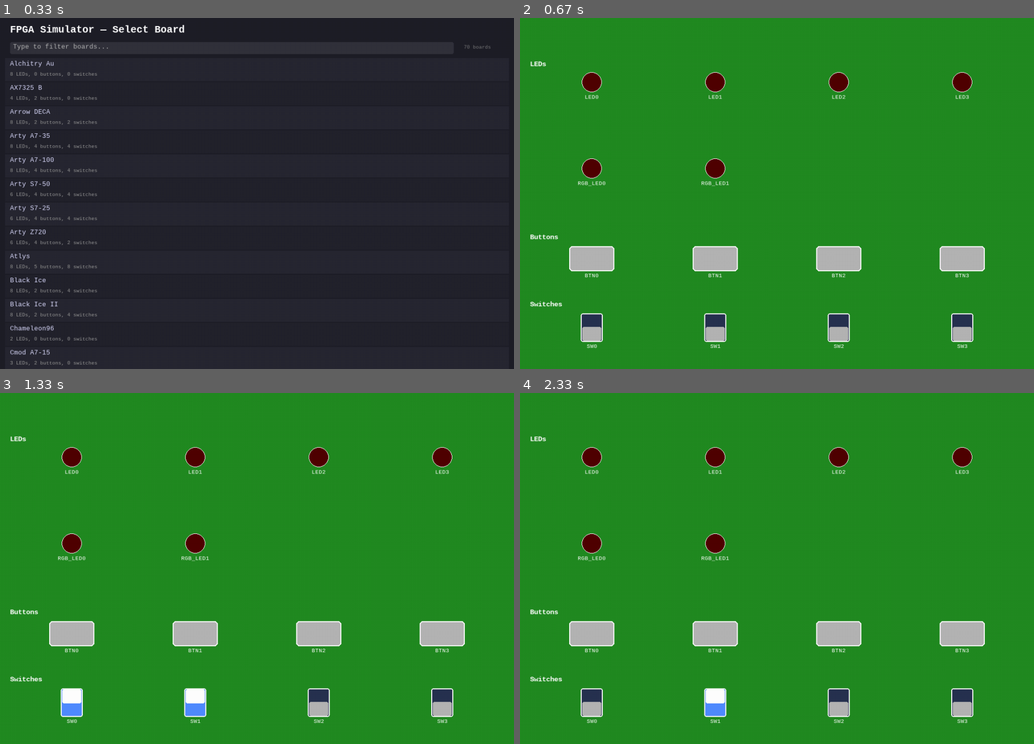
Above: before the commit, frames 1-4 (two rows, left to right).
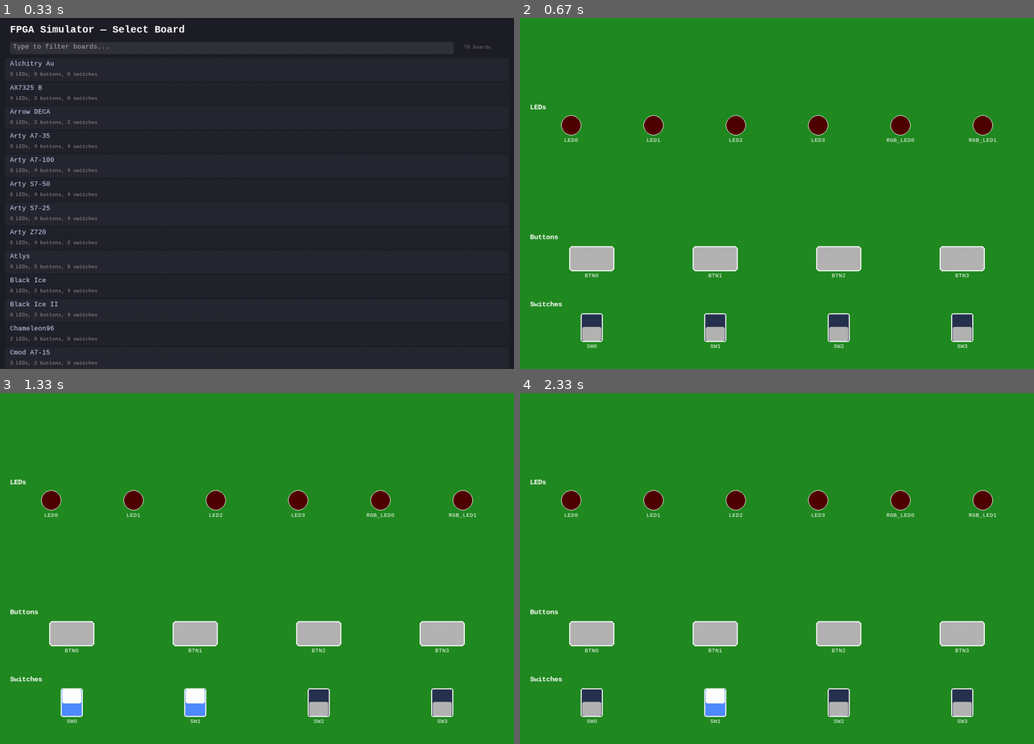
Above: after the commit, the same moments.

Repository: Machai-Kydoimos/fpga-board-sim
Game: pygame game, started from fpga_board.py
The game is run twice, just before and just after one commit, with the same random seed, the same clock (stepped at 60 frames per second) and the same inputs.
Inputs (mouse positions are in pixels of both pictures, inside the frame that each line leads up to):
- Up to frame 1 (0.33 s): no input
- Up to frame 2 (0.67 s): click (777, 193) at 0.38 s
- Up to frame 3 (1.33 s): press the mouse at (71, 701) at 0.7 s; move the mouse to (102, 600) at 0.8 s; release the mouse at (133, 498) at 0.93 s; press the mouse at (195, 701) at 1.03 s; move the mouse to (174, 607) at 1.13 s; release the mouse at (149, 512) at 1.27 s
- Up to frame 4 (2.33 s): press the mouse at (962, 701) at 1.37 s; move the mouse to (864, 698) at 1.47 s; release the mouse at (766, 694) at 1.6 s; press the mouse at (962, 701) at 1.7 s; move the mouse to (771, 631) at 1.8 s; release the mouse at (586, 557) at 1.93 s; press the mouse at (591, 701) at 2.03 s; move the mouse to (756, 698) at 2.13 s; release the mouse at (920, 694) at 2.27 s

Frame 1 is identical in both runs. In frame 2, 2.5% of the frame differs, in the area x 2-93%, y 12-48%; in frame 3, 2.5%; in frame 4, 2.5%.

Commit message:
Force single row for <= 16 LEDs
Co-authored-by: Copilot <223556219+Copilot@users.noreply.github.com>

Diff:
--- a/fpga_board.py
+++ b/fpga_board.py
@@ -377,9 +377,12 @@
             return
 
         if kind == "leds":
-            aspect = avail_w / max(1, avail_h)
-            cols = max(1, round(math.sqrt(n * aspect)))
-            cols = min(cols, n)
+            if n <= 16:
+                cols = n
+            else:
+                aspect = avail_w / max(1, avail_h)
+                cols = max(1, round(math.sqrt(n * aspect)))
+                cols = min(cols, n)
         else:
             cols = min(n, max(1, int(avail_w / 65)))
         rows = math.ceil(n / cols)
